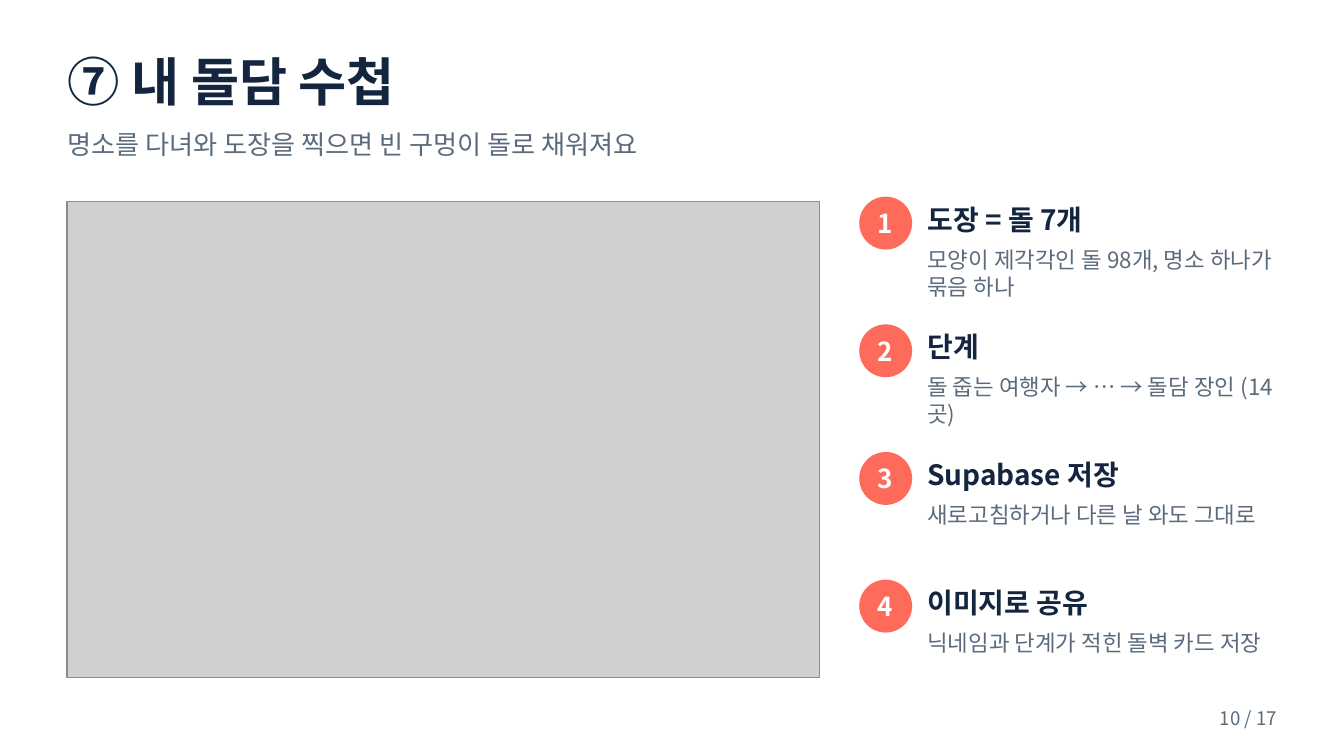
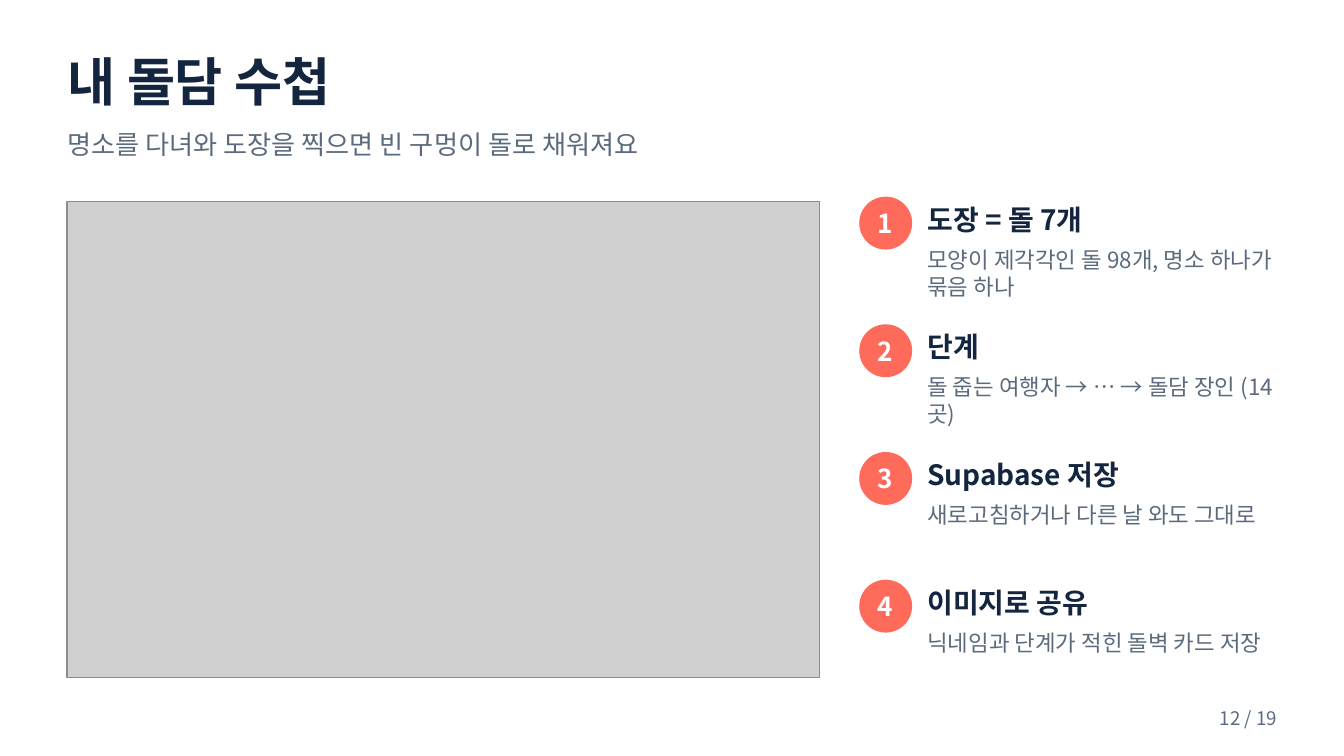
Before and after one commit to pjhjustin2430-cmd/doldam-today-jeju, a slide deck: slide 12 of docs/돌담오늘_발표자료.pptx (slide 10 before the commit). Drawn at 1344x756 pixels with LibreOffice and Linux fonts; fonts in the diff are those of the drawing; grey boxes stand for pictures. Boxes give left, top, right and bottom in pixels: in the first picture for what was removed or moved away, otherwise in the second. Text is boxed around its words. In the diff, an @@ line names an element or a change of style, - is before the commit and + after.

```diff
--- a/docs/돌담오늘_발표자료.pptx
+++ b/docs/돌담오늘_발표자료.pptx
@@ text at [67, 57, 331, 106]: text changed @@
-⑦ 내 돌담 수첩
+내 돌담 수첩
@@ text at [1220, 711, 1277, 725]: text changed @@
-10 / 17
+12 / 19
```
Also in this commit, not shown: 15 other slides changed, 2 slides added, 7 other files.
